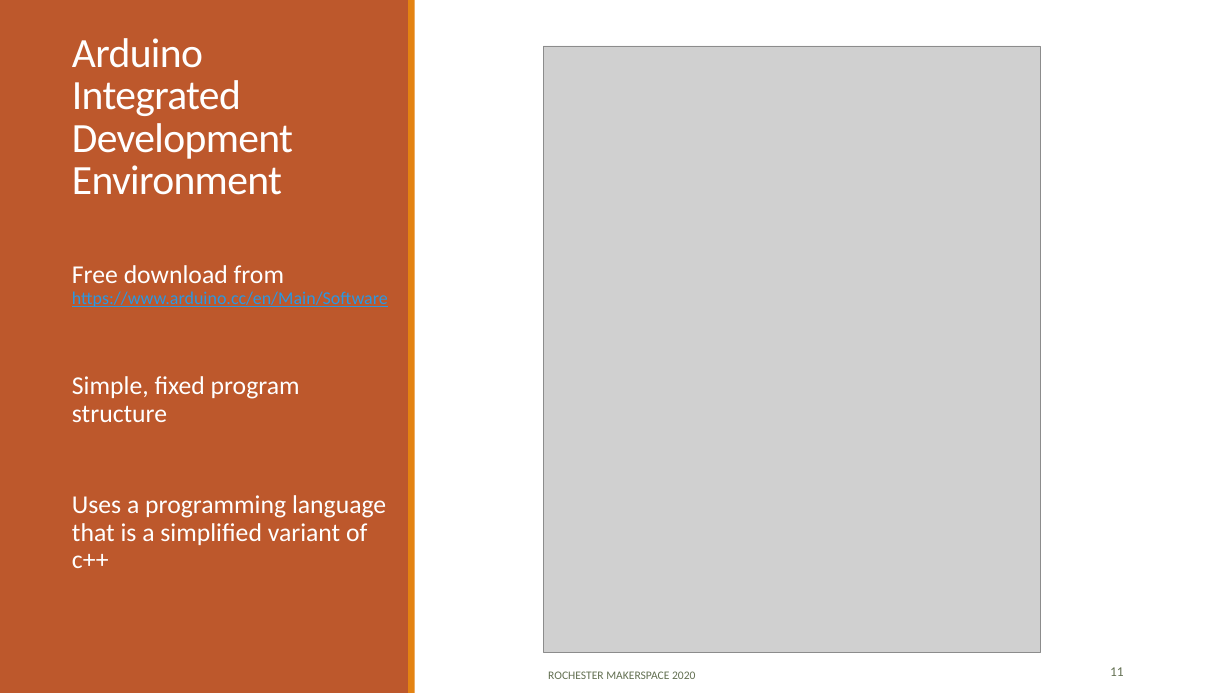
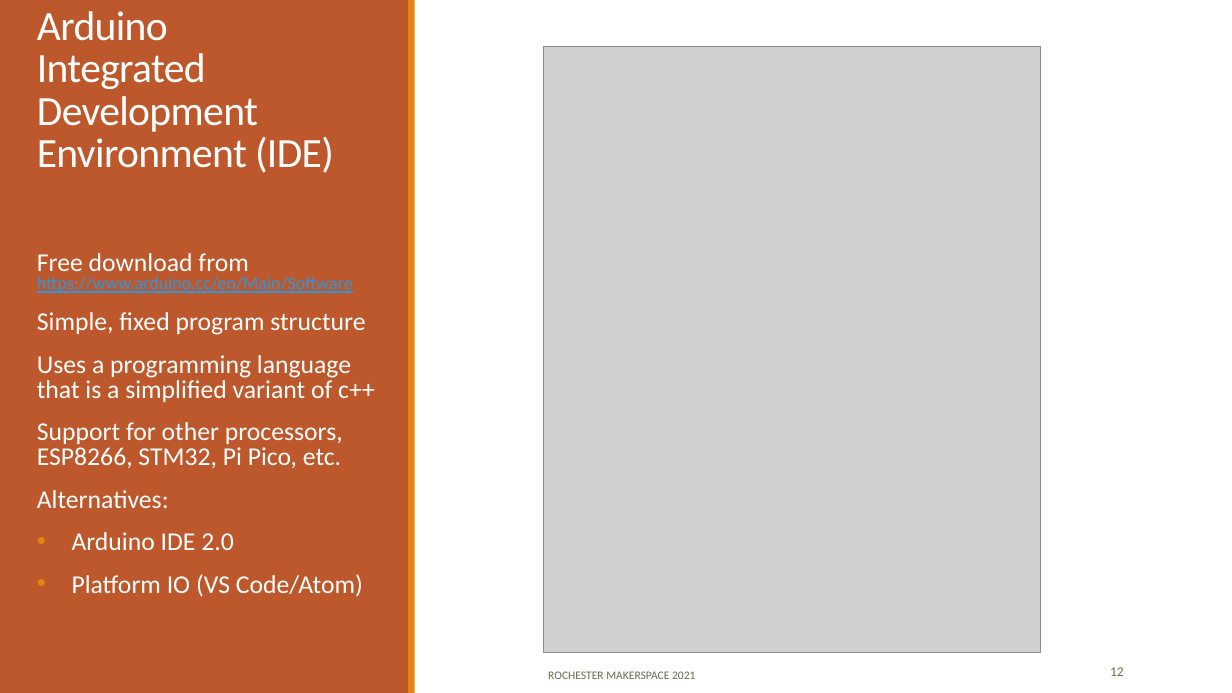
Before and after one commit to RochesterMakerSpace/ArduinoClass, a slide deck: slide 12 of docs/Introduction to Arduino.pptx (slide 11 before the commit). Drawn at 1232x693 pixels with LibreOffice and Linux fonts; fonts in the diff are those of the drawing; grey boxes stand for pictures. Boxes give left, top, right and bottom in pixels: in the first picture for what was removed or moved away, otherwise in the second. Text is boxed around its words. In the diff, an @@ line names an element or a change of style, - is before the commit and + after.

```diff
--- a/docs/Introduction to Arduino.pptx
+++ b/docs/Introduction to Arduino.pptx
@@ title at <box>37,11,334,173</box>: text changed @@
-Arduino
-Integrated
-Development Environment
+Arduino
+Integrated
+Development Environment (IDE)
@@ text "Free download from https://www.arduino.cc/en/Main/Software": place and size @@
-text "Free download from https://www.arduino.cc/en/Main/Software" at <box>72,265,388,568</box>
+text "Free download from https://www.arduino.cc/en/Main/Software" at <box>37,253,375,597</box>
@@ text at <box>37,253,375,402</box>: line spacing 0.9 to 0.8 @@
@@ text at <box>37,422,363,597</box>: paragraphs added @@
+Support for other processors, ESP8266, STM32, Pi Pico, etc.
+Alternatives:
+• Arduino IDE 2.0
+• Platform IO (VS Code/Atom)
@@ text at <box>548,671,695,679</box>: text changed @@
-ROCHESTER MAKERSPACE 2020
+ROCHESTER MAKERSPACE 2021
@@ page number at <box>1110,667,1124,676</box>: text changed @@
-11
+12
```
Also in this commit, not shown: 12 other slides changed, 11 slides added, 7 other files.
